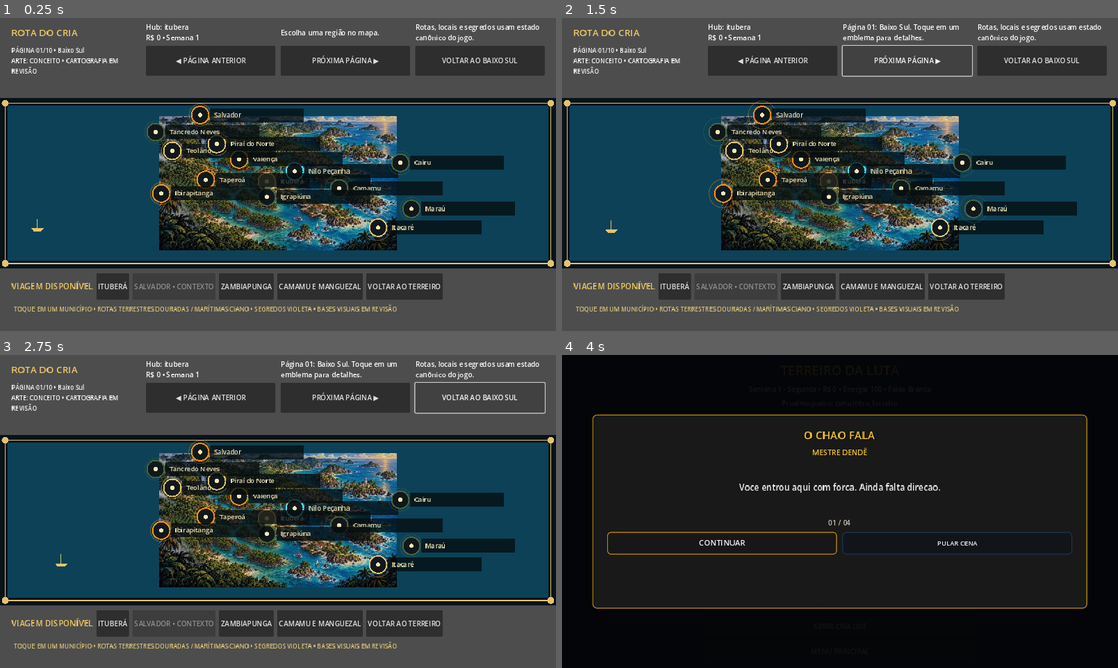
Above: before the commit, frames 1-4 (two rows, left to right).
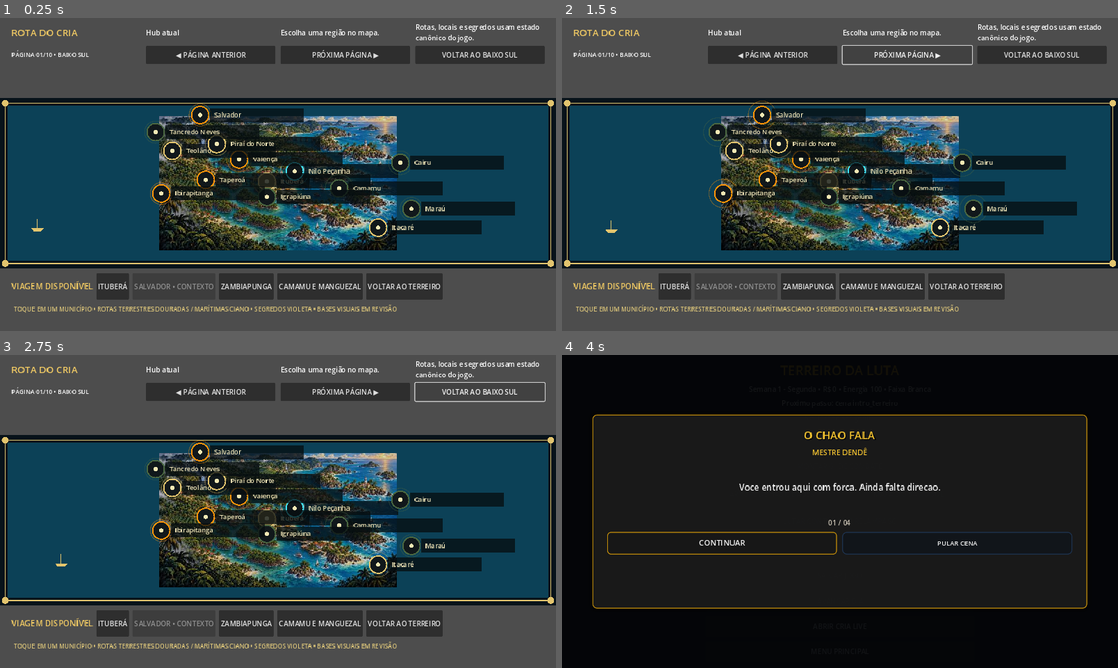
Above: after the commit, the same moments.

Repository: ringuemkt-rgb/cria-do-tatame
Game: Godot game, scene res://scenes/world/WorldMapScreen.tscn
Same seed, same stepped clock (60 frames per second), same inputs: the game is played once before the commit and once after it. This scene is started directly instead of the project's main scene.
Inputs (mouse positions are in pixels of both pictures, inside the frame that each line leads up to):
- Up to frame 1 (0.25 s): no input
- Up to frame 2 (1.5 s): click "◀ PÁGINA ANTERIOR" at 0.5 s; click "PRÓXIMA PÁGINA ▶" at 1.25 s
- Up to frame 3 (2.75 s): click "VOLTAR AO BAIXO SUL" at 2 s
- Up to frame 4 (4 s): click "ITUBERÁ" at 2.75 s; tap Enter at 3.5 s; move the mouse to (962, 495) at 3.52 s; hold D from 3.53 s (still down); tap 1 (deck_card_1) at 3.6 s; click (962, 495) at 3.67 s; tap Space at 3.77 s

The runs differ from the first frame. In frame 1, 4.0% of the frame differs, in the area x 2-98%, y 1-19%; in frame 2, 3.8%; in frame 3, 3.8%; in frame 4, less than 0.1%.
Error after the commit: Invalid access to property or key 'method_previewed' on a base object of type 'null instance'. (res://scenes/world/WorldMapScreen.gd:34)

Commit message:
feat(travel): add two-phase planning to responsive atlas without losing touch lock

Diff:
--- a/scenes/world/WorldMapScreen.gd
+++ b/scenes/world/WorldMapScreen.gd
@@ -1,6 +1,7 @@
 extends Control
 
 const HUB_SCENE := "res://scenes/hubs/TerreiroDaLuta.tscn"
+const ROTA_101_SCENE := "res://scenes/world/Rota101Travel.tscn"
 
 # Lock before the world mutation: repeated Android taps must not charge twice.
 var _travel_pending := false
@@ -10,6 +11,7 @@
 @onready var message_label: Label = $HUD/LeftPanel/Message
 @onready var detail_label: Label = $HUD/LeftPanel/Detail
 @onready var page_label: Label = $HUD/LeftPanel/PageIndex
+@onready var travel_panel: TravelDetailPanel = $TravelDetailPanel
 
 func _ready() -> void:
 	_connect("HUD/RightPanel/Itubera", "itubera")
@@ -20,12 +22,17 @@
 		$HUD/RightPanel/Salvador.tooltip_text = "Referência narrativa externa • não é destino jogável do Baixo Sul."
 	_connect("HUD/RightPanel/Zambiapunga", "zambiapunga")
 	_connect("HUD/RightPanel/Camamu", "camamu_manguezal")
-	$HUD/LeftPanel/Regional.pressed.connect(func(): life_layer.open_page("01"))
+	$HUD/LeftPanel/Regional.pressed.connect(func():
+		travel_panel.close_panel()
+		life_layer.open_page("01")
+	)
 	$HUD/LeftPanel/PreviousPage.pressed.connect(_shift_page.bind(-1))
 	$HUD/LeftPanel/NextPage.pressed.connect(_shift_page.bind(1))
 	$HUD/RightPanel/Back.pressed.connect(func(): get_tree().change_scene_to_file(HUB_SCENE))
 	life_layer.page_changed.connect(_on_page_changed)
 	life_layer.node_focused.connect(_on_node_focused)
+	travel_panel.method_previewed.connect(_on_method_previewed)
+	travel_panel.travel_requested.connect(_on_travel_requested)
 	_update_status()
 
 func _connect(path: String, hub_id: String) -> void:
@@ -77,6 +84,7 @@
 	# Salvador remains a context-only location regardless of travel state.
 
 func _on_page_changed(page_id: String) -> void:
+	travel_panel.close_panel()
 	message_label.text = "Página %s: %s. Toque em um emblema para detalhes." % [page_id, life_layer.get_page_name(page_id)]
 	_update_status()
 
@@ -85,6 +93,122 @@
 	if node.has("lock"):
 		lock_text = "Bloqueio: %s" % str(node.get("lock", {}).get("tipo", "progresso"))
 	detail_label.text = "%s\n%s\n%s" % [str(node.get("nome", "Local")), str(node.get("tipo", "interesse")).capitalize(), lock_text]
+	var context := _build_travel_context()
+	var view_model := travel_panel.present_node(WorldMapManager.current_node, node, context)
+	var route_id := str(view_model.get("route_id", ""))
+	if route_id != "":
+		var mastery: Dictionary = WorldMapManager.get_route_mastery(route_id)
+		context["route_mastery"] = str(mastery.get("level", "unknown"))
+		view_model = travel_panel.present_node(WorldMapManager.current_node, node, context)
+	if bool(view_model.get("route_found", false)):
+		message_label.text = "Rota encontrada. Escolha o meio e prepare o TravelPlan. Nenhum custo é aplicado antes do commit."
+	else:
+		message_label.text = "Local selecionado. A ligação a partir do ponto atual ainda não está catalogada."
+
+func _on_method_previewed(vehicle_id: String) -> void:
+	message_label.text = "Meio selecionado: %s. PREPARAR VIAGEM valida recursos e cria o plano imutável." % vehicle_id.replace("_", " ").capitalize()
+
+func _on_travel_requested(destination_node: String, vehicle_id: String, world_context: Dictionary) -> void:
+	if _travel_pending:
+		return
+	_travel_pending = true
+	_set_travel_controls_enabled(false)
+	var prepared: Dictionary = WorldMapManager.prepare_travel(destination_node, vehicle_id, world_context)
+	if not bool(prepared.get("ok", false)):
+		message_label.text = "Viagem não preparada: %s" % _travel_error_text(prepared)
+		_travel_pending = false
+		_set_travel_controls_enabled(true)
+		if not travel_panel.selected_node.is_empty():
+			travel_panel.present_node(WorldMapManager.current_node, travel_panel.selected_node, world_context)
+		return
+	var plan: Dictionary = prepared.get("plan", {})
+	var mode := str(plan.get("mode", "resolved_travel"))
+	message_label.text = "TravelPlan %s criado. Modo: %s." % [str(plan.get("plan_id", "")), mode]
+	if mode == "rota_101":
+		if ResourceLoader.exists(ROTA_101_SCENE):
+			get_tree().change_scene_to_file(ROTA_101_SCENE)
+			return
+		WorldMapManager.cancel_pending_travel(str(plan.get("plan_id", "")))
+		message_label.text = "ROTA 101 não encontrada; plano cancelado sem custos."
+		_travel_pending = false
+		_set_travel_controls_enabled(true)
+		return
+	if mode in ["resolved_travel", "route_of_tides_future_or_resolved_travel"]:
+		await _resolve_non_playable_travel(plan)
+		return
+	WorldMapManager.cancel_pending_travel(str(plan.get("plan_id", "")))
+	message_label.text = "Modo %s ainda não possui runtime; plano cancelado sem custos." % mode
+	_travel_pending = false
+	_set_travel_controls_enabled(true)
+
+func _resolve_non_playable_travel(plan: Dictionary) -> void:
+	var committed: Dictionary = WorldMapManager.commit_travel_outcome(str(plan.get("plan_id", "")), {
+		"success": true,
+		"elapsed_minutes": int(plan.get("base_time_minutes", 0)),
+		"energy_delta": 0.0,
+		"arrival_condition": "steady",
+		"clean": true,
+		"discoveries": []
+	})
+	_update_status()
+	if not bool(committed.get("ok", false)):
+		message_label.text = "Falha ao comprometer viagem: %s" % _travel_error_text(committed)
+		_travel_pending = false
+		_set_travel_controls_enabled(true)
+		return
+	var entry: Dictionary = committed.get("travel_entry", {})
+	message_label.text = "Viagem concluída para %s. Estado salvo." % str(entry.get("destination_node", "destino")).replace("_", " ").capitalize()
+	var destination_hub := str(entry.get("destination_hub", ""))
+	if destination_hub != "" and destination_hub != str(entry.get("origin_hub", "")):
+		var hub: Dictionary = WorldMapManager.get_hub_data(destination_hub)
+		var scene_path := str(hub.get("entry_scene", ""))
+		if scene_path != "" and ResourceLoader.exists(scene_path):
+			await get_tree().create_timer(0.35).timeout
+			if is_inside_tree():
+				var error := get_tree().change_scene_to_file(scene_path)
+				if error == OK:
+					return
+				push_error("[WorldMapScreen] Falha ao abrir destino two-phase: %s" % error_string(error))
+	travel_panel.close_panel()
+	life_layer.queue_redraw()
+	_travel_pending = false
+	_set_travel_controls_enabled(true)
+
+func _build_travel_context() -> Dictionary:
+	var flags: Dictionary = WorldState.story_flags.duplicate(true)
+	var context := {
+		"act": int(WorldState.act),
+		"sombra": int(WorldState.get_reputation("sombra")),
+		"hype": int(WorldState.get_reputation("hype")),
+		"honra": int(WorldState.get_reputation("honra")),
+		"lua_cheia": bool(flags.get("lua_cheia", false)),
+		"weather": WorldDirectorManager.get_weather_for_hub(WorldMapManager.current_hub),
+		"flags": flags,
+		"completed_missions": WorldState.completed_missions.duplicate(),
+		"route_unlocks": WorldMapManager.world_travel_state.get("route_unlocks", []).duplicate()
+	}
+	if has_node("/root/FactionManager"):
+		context["heat_by_faction"] = FactionManager.heat.duplicate(true)
+	var tide := str(flags.get("tide", flags.get("mare", "")))
+	if tide != "":
+		context["tide"] = tide
+	var collectibles: Dictionary = flags.get("collectibles", {}) if typeof(flags.get("collectibles", {})) == TYPE_DICTIONARY else {}
+	if not collectibles.is_empty():
+		context["collectibles"] = collectibles.duplicate(true)
+	return context
+
+func _travel_error_text(result: Dictionary) -> String:
+	var code := str(result.get("error", "erro_desconhecido"))
+	var details: Dictionary = result.get("details", {})
+	if code == "route_gated":
+		return ", ".join(details.get("reasons", []))
+	if code == "insufficient_money":
+		return "dinheiro insuficiente"
+	if code == "insufficient_fuel":
+		return "combustível insuficiente"
+	if code == "travel_plan_already_pending":
+		return "já existe uma viagem preparada"
+	return code.replace("_", " ")
 
 func _shift_page(direction: int) -> void:
 	var ids: Array = life_layer.call("get_page_ids")
@@ -95,7 +219,7 @@
 	life_layer.open_page(str(ids[next_index]))
 
 func _update_status() -> void:
-	status_label.text = "Hub: %s\nR$ %d • Semana %d" % [WorldMapManager.current_hub, WorldState.money, WorldState.week]
+	status_label.text = "Hub: %s • Ponto: %s\nR$ %d • Semana %d" % [WorldMapManager.current_hub, WorldMapManager.current_node, WorldState.money, WorldState.week]
 	var id := str(life_layer.active_page_id)
 	var source: Dictionary = life_layer.call("get_page_source_state", id)
 	page_label.text = "PÁGINA %s/%d • %s\nARTE: %s • CARTOGRAFIA EM REVISÃO" % [
